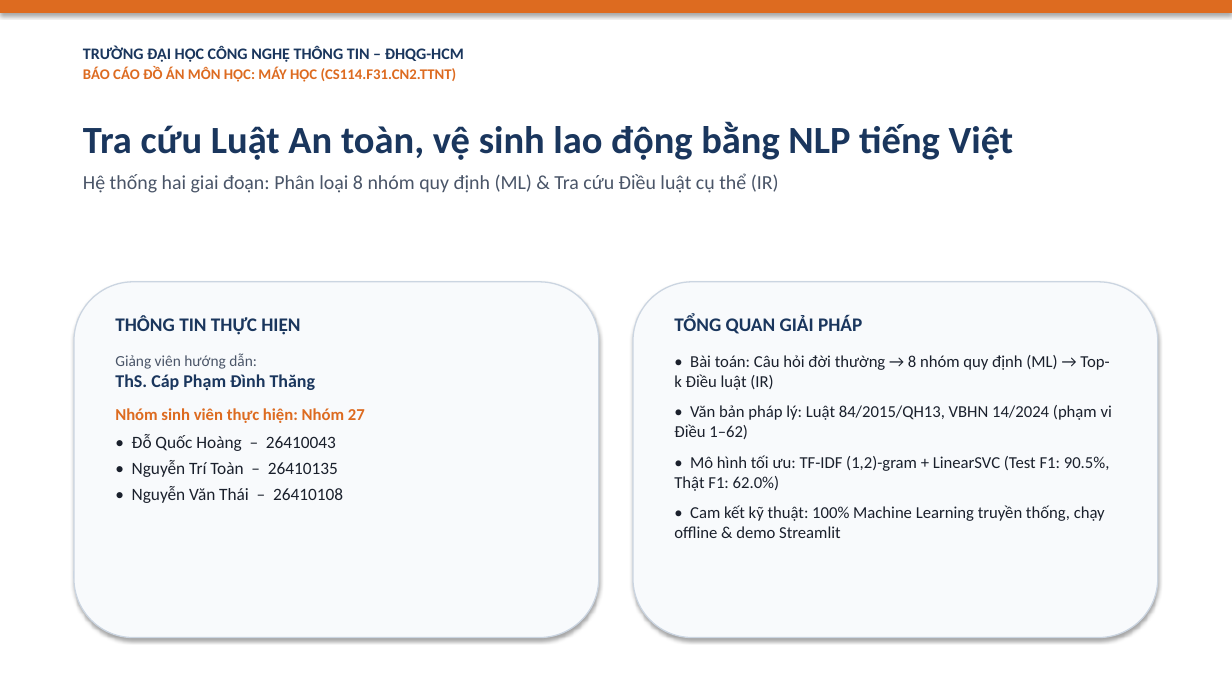
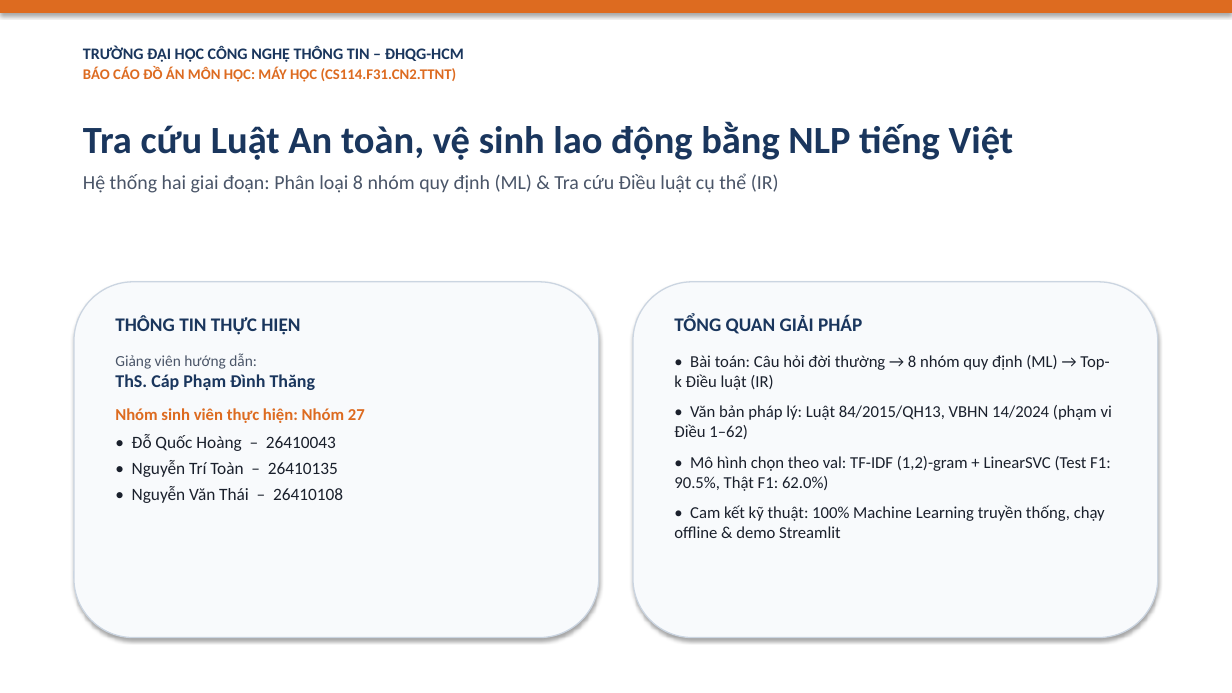
Before and after one commit to hoangdq08/uit-ohs-law-retrieval, a slide deck: slide 1 of reports/Slide_BaoCao_DoAn.pptx. Drawn at 1232x693 pixels with LibreOffice and Linux fonts; fonts in the diff are those of the drawing. Boxes give left, top, right and bottom in pixels: in the first picture for what was removed or moved away, otherwise in the second. Text is boxed around its words. In the diff, an @@ line names an element or a change of style, - is before the commit and + after.

Commit message:
docs: report single-annotator agreement, fill cover and synthetic review
Report text now matches what was actually done (1 human blind annotator vs GPT); slide 1 metrics come from results.json.

```diff
--- a/reports/Slide_BaoCao_DoAn.pptx
+++ b/reports/Slide_BaoCao_DoAn.pptx
@@ text at (674,456,1111,491): text changed @@
-• Mô hình tối ưu: TF-IDF (1,2)-gram + LinearSVC (Test F1: 90.5%, Thật F1: 62.0%)
+• Mô hình chọn theo val: TF-IDF (1,2)-gram + LinearSVC (Test F1: 90.5%, Thật F1: 62.0%)
```
Also in this commit, not shown: 1 other slide changed, 10 other files.
